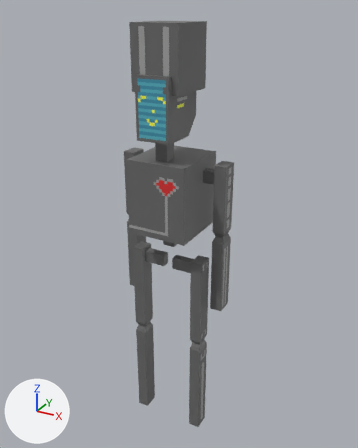
What one commit did to the glTF model Blender Models/RobotPrototype/Robot_Prototype.glb.
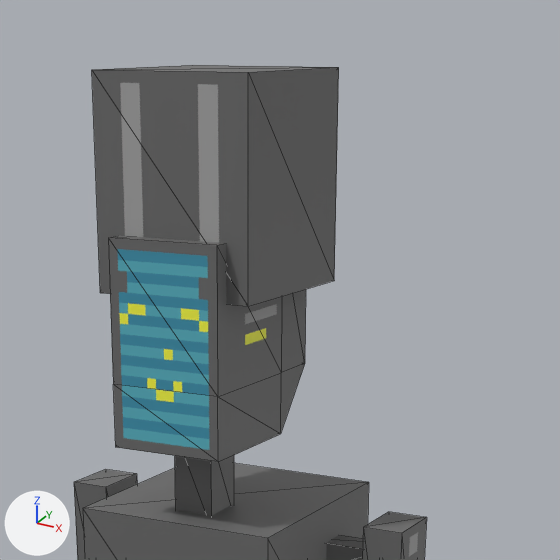
Each version is shown whole from a 50 mm lens placed at (6.09, -10.86, 11.85), pointed at (0.04, 0.16, 6.34), then close up on the part from 28% to 77% of the width and 0% to 39% of the height. Arrows for +X, +Y and +Z are at lower left; the lights stay in place. The close-ups show mesh edges as thin lines. Vertices at the same position are counted once.

In view in the first close-up: 'Head', 'LeftArm', 'LeftShoulder', 'Neck', 'RightArm', 'Torso', 'Waist'.
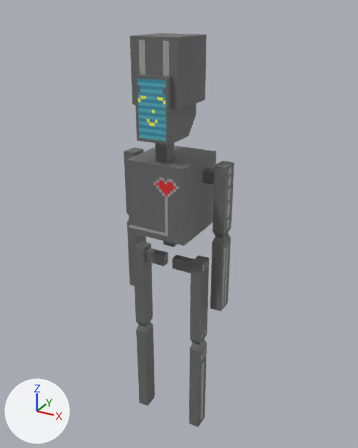
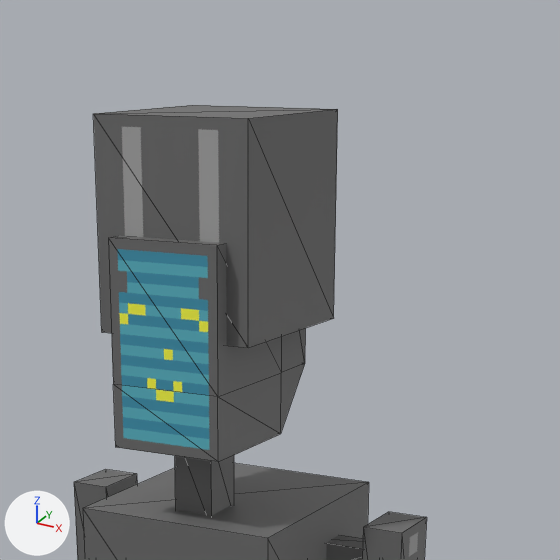
Where the change shows, as pixel boxes (x1, y1, x2, y2) in the close-ups (560 x 560 px):
'Waist', moved
    before: (92, 65, 339, 306)
    after: (93, 105, 338, 348)

Diff of the bpy script that builds the scene:
```diff
--- a/Blender Models/RobotPrototype/Robot_Prototype.glb.py
+++ b/Blender Models/RobotPrototype/Robot_Prototype.glb.py
@@ me_cube_001 @@
 me_cube_001.from_pydata(...)  # 8 vertices, 12 faces; spans x -0.62..0.62, y -0.81..0.56, z 4.62..6.14
 # used by ob_waist; location = (0.0, -0.13, 5.38)
+# me_cube_001 part 1: the whole mesh is moved by (0.0, 0.0, -0.14)
 me_cube_001.materials.append(mat_robotprototypetexturematerial)
@@ ob_waist @@
 ob_waist = bpy.data.objects.new('Waist', me_cube_001)
-ob_waist.location = (0.0, -0.13, 5.38)
+ob_waist.location = (0.0, -0.13, 5.24)
```
